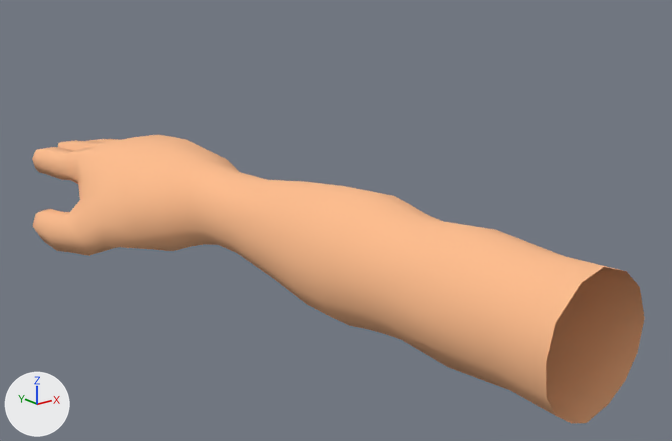
The FBX model Assets/Models/Hand.fbx as it was, and as the next commit left it.
Camera for both pictures: a 50 mm camera at (-0.563, -0.385, 0.307) aimed at (0.035, 0.362, 0.008). Arrows for +X, +Y and +Z are at lower left; the lights stay in place. The older version comes first. Where no turn or scale is listed for an object, it has been applied to the vertices.

The older version as bpy lines, for what is in view:
```python
me_circle_001 = bpy.data.meshes.new('Circle.001')
me_circle_001.from_pydata(...)  # 539 vertices, 1062 faces; spans x -0.156..0.065, y -0.002..0.892, z -0.083..0.065
me_circle_001.materials.append(mat_chara)  # picture img_chartexture_psd
ob_arms_tshirt = bpy.data.objects.new('Arms_Tshirt', me_circle_001)
ob_arms_tshirt.location = (0.0, 0.0001, 0.0035)
```
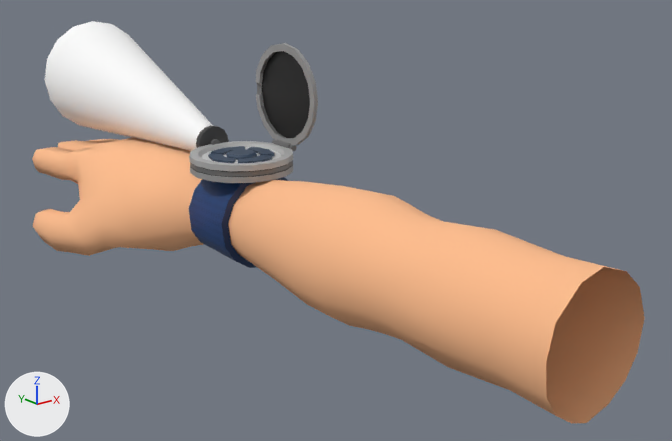
What differs and where, as boxes [x1, y1, x2, y2] in the pictures (672 x 441 px):
'Watch_Light', added: after [45, 21, 213, 151]
'Watch', added: after [189, 125, 293, 268]
'Watch_Screen', added: after [262, 51, 310, 138]
'Watch_Camera', added: after [256, 43, 318, 151]

The edits, one by one:
Picture 'Watch.psd' (img_watch_psd) is new.
Picture 'Light.psd' (img_light_psd) is new.
Material 'Watch' (mat_watch) is new.
Its texture is img_watch_psd.
Material 'Light' (mat_light) is new.
Uses the picture img_light_psd.
Material 'Watch.001' (mat_watch_001) is new.
Its texture is img_watch_psd.
Mesh me_circle_014 is new.
It has 188 vertices, 354 faces and spans x -0.0044..0.0079, y -0.0587..0.0577, z -0.0041..0.1164.
It uses material mat_watch (picture img_watch_psd).
Mesh me_circle_015 is new.
It has 96 vertices, 128 faces and spans x -0.074..0.074, y 0.004..0.312, z -0.021..0.126.
It uses material mat_light.
Mesh me_circle_016 is new.
It has 16 vertices, 14 faces and spans x 0.0047, y -0.0554..0.0536, z 0.0039..0.1129.
It uses material mat_watch_001 (picture img_watch_psd).
Mesh me_circle_013 is new.
It has 406 vertices, 778 faces and spans x -0.0585..0.0579, y -0.0591..0.0663, z -0.0519..0.0944.
It uses material mat_watch (picture img_watch_psd).
Object 'Watch_Camera' (ob_watch_camera) is new; it shows me_circle_014.
Its location is (0.047, 0.4733, 0.0692).
Object 'Watch_Light' (ob_watch_light) is new; it shows me_circle_015.
Its location is (-0.011, 0.5314, 0.0606).
Object 'Watch_Screen' (ob_watch_screen) is new; it shows me_circle_016.
Its location is (0.047, 0.4733, 0.0692).
Object 'Watch' (ob_watch) is new; it shows me_circle_013.
Its location is (-0.0106, 0.4744, -0.0046).
